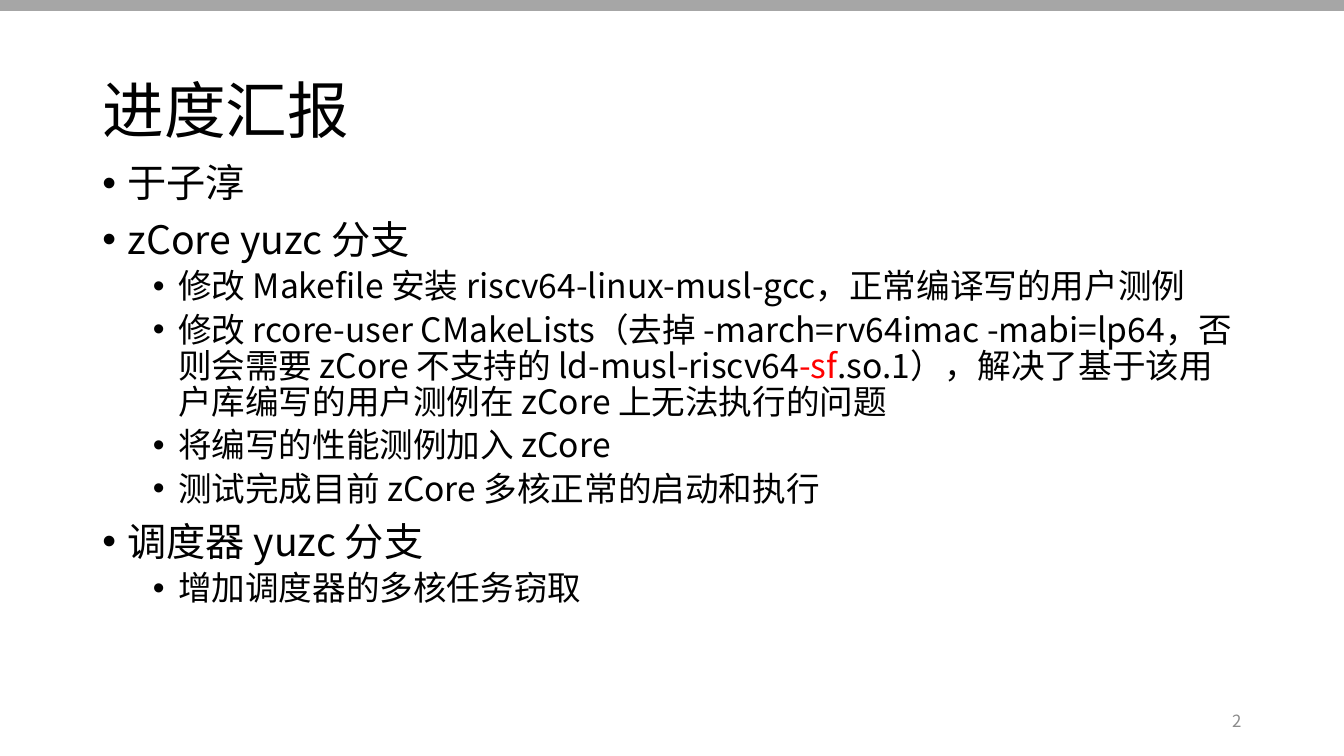
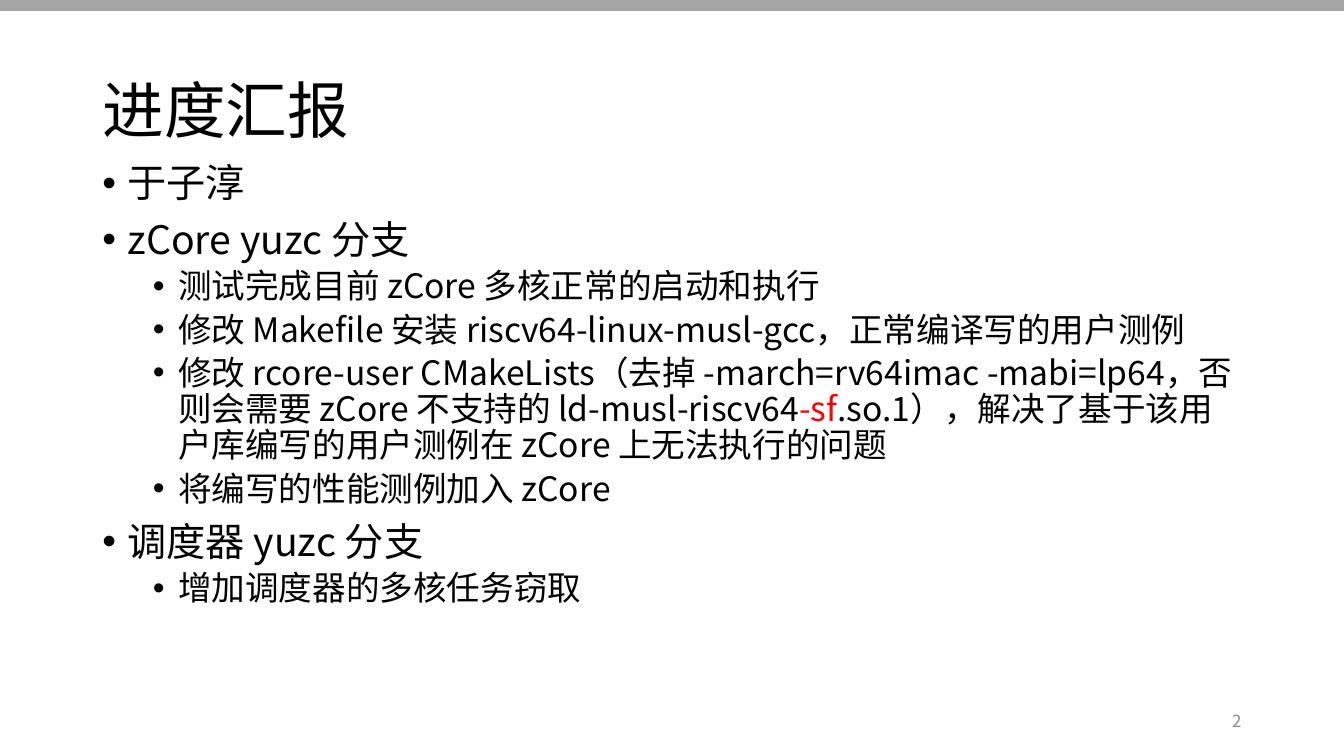
Before and after one commit to OSLab-zCore/OSLab-Docs, a slide deck: slide 2 of 进度汇报PPT汇总/week10.pptx. Drawn at 1344x756 pixels with LibreOffice and Linux fonts; fonts in the diff are those of the drawing. Boxes give left, top, right and bottom in pixels: in the first picture for what was removed or moved away, otherwise in the second. Text is boxed around its words. In the diff, an @@ line names an element or a change of style, - is before the commit and + after.

```diff
--- a/进度汇报PPT汇总/week10.pptx
+++ b/进度汇报PPT汇总/week10.pptx
@@ text at <box>178,269,820,301</box>: paragraph added @@
+  • 测试完成目前 zCore 多核正常的启动和执行
@@ text at <box>178,472,820,504</box>: paragraph removed @@
-  • 测试完成目前 zCore 多核正常的启动和执行
```
Also in this commit, not shown: 2 other slides changed, 1 slide removed.
